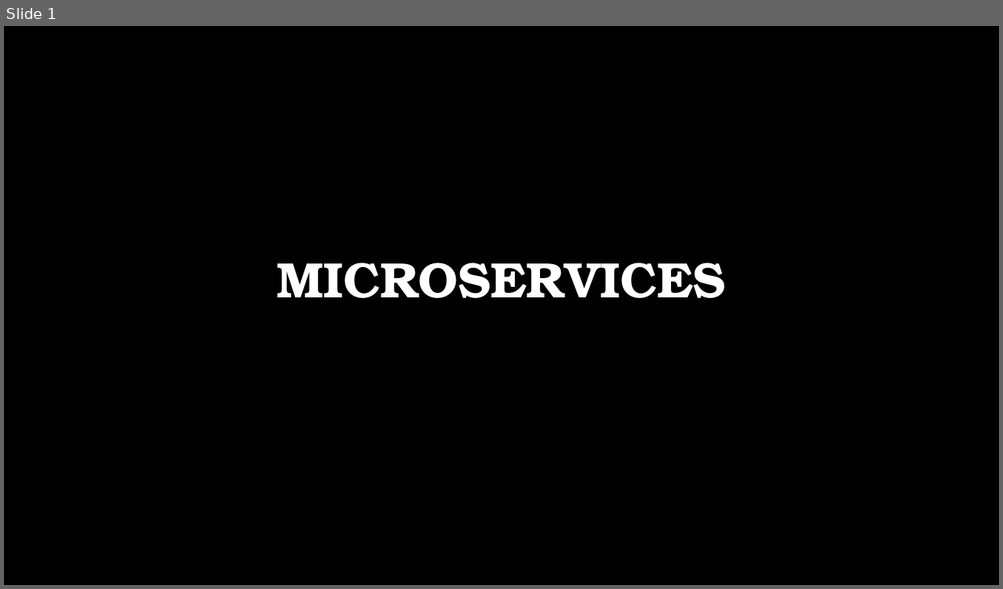
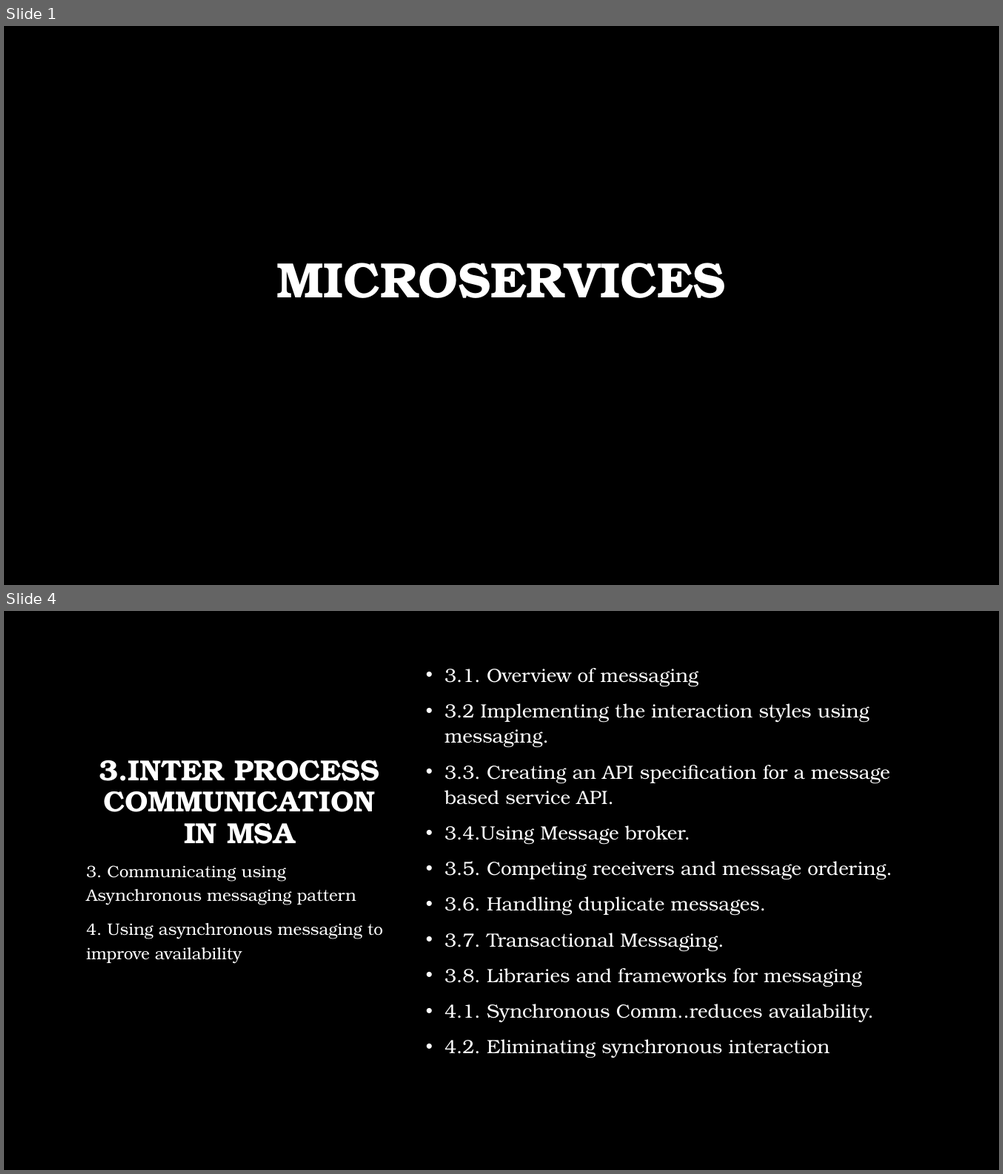
Before and after one commit to BharadwajMamidisetti/m5s8, a slide deck: docs/presentations/Microservices.pptx. Shown one above the other, each under a label of ours: slide 1 before the commit, slides 1 and 4 after it; the slides between them are not shown. The pictures are 1003x589 and 1003x1174 pixels, drawn with LibreOffice and Linux fonts; fonts in the diff are those of the drawing; background and template pictures are left out. Boxes give left, top, right and bottom in pixels: in the first picture for what was removed or moved away, otherwise in the second. Text is boxed around its words. In the diff, an @@ line names an element or a change of style, - is before the commit and + after.

```diff
--- a/docs/presentations/Microservices.pptx
+++ b/docs/presentations/Microservices.pptx
@@ slide 4 added at <box>4,611,999,1170</box>, background picture (left out) @@
@@ text added at <box>444,668,891,1059</box>, 18.5 pt, text #FFFFFF @@
+• 3.1. Overview of messaging
+• 3.2 Implementing the interaction styles using messaging.
+• 3.3. Creating an API specification for a message based service API.
+• 3.4.Using Message broker.
+• 3.5. Competing receivers and message ordering.
+• 3.6. Handling duplicate messages.
+• 3.7. Transactional Messaging.
+• 3.8. Libraries and frameworks for messaging
+• 4.1. Synchronous Comm..reduces availability.
+• 4.2. Eliminating synchronous interaction
@@ title added at <box>99,760,380,844</box>, 28 pt, text #FFFFFF, bold @@
+3.INTER PROCESS COMMUNICATION IN MSA
@@ text added at <box>86,866,383,963</box>, 16 pt, text #FFFFFF @@
+3. Communicating using Asynchronous messaging pattern
+4. Using asynchronous messaging to improve availability
```
Also in this commit, not shown: 5 slides changed, 11 other slides added.
